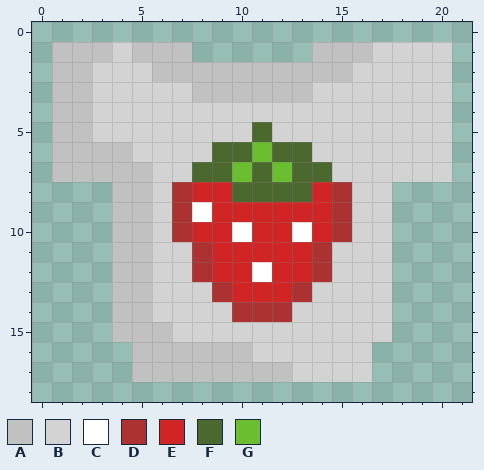
Pixel-art file, stored at AspriteAssets/Shirt Strawberry.aseprite. The picture above is the old version.
22x19 pixels, 1 frame.
Palette (. is transparent): A #c1c1c1  B #d3d3d3  C #ffffff  D #ac3232  E #d12525  F #4b692f  G #6abe30
Pixels before, first column x 1:
 1 AAABAAA......AAABBBB
 2 AABBBAAAAAAAAAABBBBB
 3 AABBBBBAAAAAABBBBBBB
 4 AABBBBBBBBBBBBBBBBBB
 5 AABBBBBBBBFBBBBBBBBB
 6 AAAABBBBFFGFFBBBBBBB
 7 AAAAABBFFGFGFFBBBBBB
 8 ...AABDEEFFFFEDBB...
 9 ...AABDCEEEEEEDBB...
10 ...AABDEECEECEDBB...
11 ...AABBDEEEEEDBBB...
12 ...AABBDEECEEDBBB...
13 ...AABBBDEEEDBBBB...
14 ...AABBBBDDDBBBBB...
15 ...AAABBBBBBBBBBB...
16 ....AAAAAABBBBBB....
17 ....AAAAAAAABBBB....
After the commit:
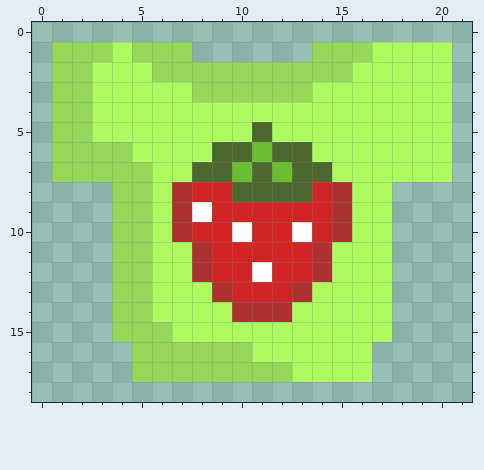
What changed:
colour A: #c1c1c1 -> #95d757
colour B: #d3d3d3 -> #abfb61
